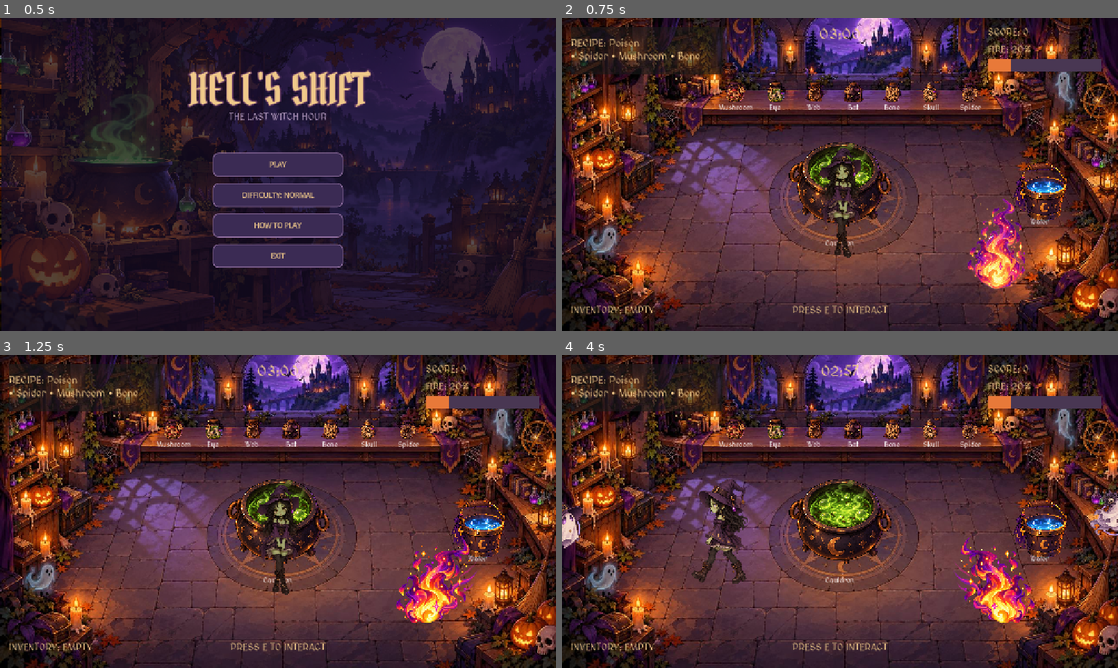
Above: before the commit, frames 1-4 (two rows, left to right).
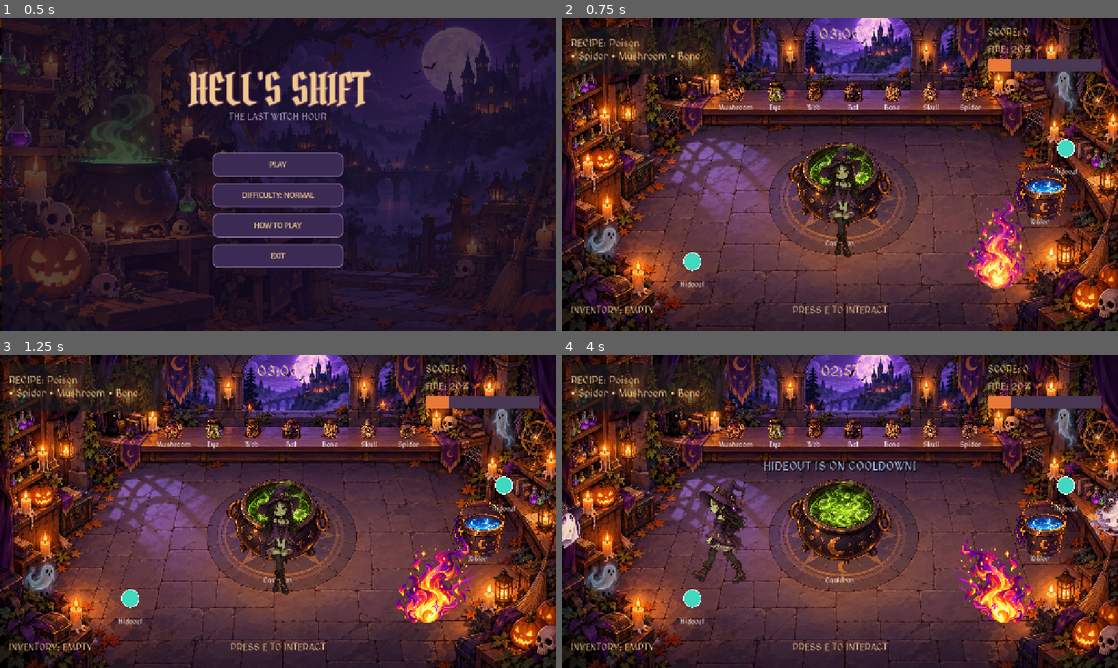
Above: after the commit, the same moments.

Repository: ryadoviy/HellsShift
Game: Godot game, scene res://main.tscn
Two runs of this game, one before a commit and one after it. Both use one fixed random seed, a clock stepped at 60 frames per second and the inputs below.
Inputs (mouse positions are in pixels of both pictures, inside the frame that each line leads up to):
- Up to frame 1 (0.5 s): no input
- Up to frame 2 (0.75 s): click "PLAY" at 0.5 s
- Up to frame 3 (1.25 s): no input
- Up to frame 4 (4 s): tap E (interact) at 1.25, 2.3, 2.75, 3.8 s; move the mouse to (812, 574) at 1.27 s; hold E (interact) 1.28-2.03 s; hold W (move_up) 1.28-2.78 s; click (812, 574) at 1.42 s; move the mouse to (1006, 558) at 2.02 s; tap Q (drop_item) at 2.1 s; move the mouse to (673, 464) at 2.77 s; hold E (interact) 2.78-3.53 s; hold A (move_left) from 2.78 s (still down); move the mouse to (867, 511) at 3.52 s; tap H at 3.6 s; click (867, 511) at 3.67 s

Frame 1 is identical in both runs. In frame 2, 0.4% of the frame differs, in the area x 21-93%, y 38-87%; in frame 3, 0.4%; in frame 4, 0.8%, in the area x 21-93%, y 33-87%.

Commit message:
Add temporary ghost hideouts
Co-authored-by: Copilot <223556219+Copilot@users.noreply.github.com>

Diff:
--- a/gameplay.gd
+++ b/gameplay.gd
@@ -76,6 +76,20 @@
 		&"water",
 		Vector2(1100, 420),
 		Color(0.2, 0.6, 1.0)
+	)
+
+	create_object(
+		GameInteractable.Kind.SAFE_ZONE,
+		&"",
+		Vector2(300, 560),
+		Color(0.25, 0.85, 0.75)
+	)
+
+	create_object(
+		GameInteractable.Kind.SAFE_ZONE,
+		&"",
+		Vector2(1160, 300),
+		Color(0.25, 0.85, 0.75)
 	)
 
 	# Невидима точка взаємодії зі справжнім вогнем.
@@ -145,6 +159,10 @@
 			target.display_name = "Fire"
 			target.interaction_distance = 150.0
 
+		GameInteractable.Kind.SAFE_ZONE:
+			target.display_name = "Hideout"
+			target.interaction_distance = 120.0
+
 		_:
 			target.display_name = str(
 				ITEM_NAMES.get(item_id, item_id)
@@ -211,6 +229,19 @@
 		# --------------------------------
 		GameInteractable.Kind.CAULDRON:
 			_interact_with_cauldron()
+			return
+
+		GameInteractable.Kind.SAFE_ZONE:
+			if player.enter_hideout(5.0):
+				_show_feedback(
+					"HIDDEN FROM GHOSTS!",
+					Color(0.5, 1.0, 0.85)
+				)
+			else:
+				_show_feedback(
+					"HIDEOUT IS ON COOLDOWN!",
+					Color(0.7, 0.8, 1.0)
+				)
 			return
 
 		# --------------------------------
--- a/ghost_system.gd
+++ b/ghost_system.gd
@@ -179,6 +179,7 @@
 func _check_player_collision(ghost: Dictionary) -> void:
 	if (
 		player == null
+		or player.is_hidden()
 		or player.is_frozen()
 		or int(ghost["phase"]) != Phase.FLYING
 	):
--- a/interactable.gd
+++ b/interactable.gd
@@ -5,7 +5,7 @@
 
 signal interacted(target: GameInteractable, actor: Node)
 
-enum Kind { INGREDIENT, WATER, CAULDRON, FIRE }
+enum Kind { INGREDIENT, WATER, CAULDRON, FIRE, SAFE_ZONE }
 
 @export var kind: Kind = Kind.INGREDIENT
 @export var item_id: StringName = &"mushroom"
@@ -23,7 +23,8 @@
 	add_to_group("interactables")
 	if kind == Kind.FIRE:
 		return
-	_setup_visual_sprite()
+	if kind != Kind.SAFE_ZONE:
+		_setup_visual_sprite()
 
 	if kind == Kind.CAULDRON:
 		z_index = 4
@@ -46,6 +47,8 @@
 			caption.position = Vector2(-65, 90)
 		Kind.WATER:
 			caption.position = Vector2(-65, 40)
+		Kind.SAFE_ZONE:
+			caption.position = Vector2(-65, 45)
 		_:
 			caption.position = Vector2(-65, 28)
 
@@ -168,6 +171,8 @@
 
 	if kind == Kind.CAULDRON:
 		allowed_distance = maxf(allowed_distance, 150.0)
+	elif kind == Kind.SAFE_ZONE:
+		allowed_distance = maxf(allowed_distance, 120.0)
 
 	return (
 		get_interaction_position().distance_to(actor.global_position)
--- a/player.gd
+++ b/player.gd
@@ -13,6 +13,8 @@
 var item_textures: Dictionary = {}
 var normal_sprite_scale: Vector2
 var frozen_time_left: float = 0.0
+var hidden_time_left: float = 0.0
+var hideout_cooldown_left: float = 0.0
 
 @onready var witch_sprite: AnimatedSprite2D = $WitchSprite
 
@@ -77,6 +79,13 @@
 
 
 func _process(delta: float) -> void:
+	hideout_cooldown_left = maxf(0.0, hideout_cooldown_left - delta)
+
+	if hidden_time_left > 0.0:
+		hidden_time_left = maxf(0.0, hidden_time_left - delta)
+		if hidden_time_left <= 0.0:
+			_set_hidden(false)
+
 	if frozen_time_left <= 0.0:
 		return
 
@@ -95,6 +104,26 @@
 
 func is_frozen() -> bool:
 	return frozen_time_left > 0.0
+
+
+func enter_hideout(duration: float) -> bool:
+	if is_frozen() or hidden_time_left > 0.0 or hideout_cooldown_left > 0.0:
+		return false
+
+	hidden_time_left = duration
+	_set_hidden(true)
+	return true
+
+
+func is_hidden() -> bool:
+	return hidden_time_left > 0.0
+
+
+func _set_hidden(hidden: bool) -> void:
+	witch_sprite.modulate.a = 0.35 if hidden else 1.0
+	held_item_sprite.modulate.a = 0.35 if hidden else 1.0
+	if not hidden:
+		hideout_cooldown_left = 10.0
 
 
 # Повертає текстуру поточного кадру AnimatedSprite2D.
@@ -297,6 +326,7 @@
 
 			var can_use_item: bool = (
 				target.kind == GameInteractable.Kind.CAULDRON
+				or target.kind == GameInteractable.Kind.SAFE_ZONE
 				or (
 					target.kind == GameInteractable.Kind.FIRE
 					and inventory.held_item == &"water"
@@ -336,6 +366,9 @@
 	velocity = Vector2.ZERO
 	facing_direction = Vector2.DOWN
 	frozen_time_left = 0.0
+	hidden_time_left = 0.0
+	hideout_cooldown_left = 0.0
+	_set_hidden(false)
 
 	if inventory != null:
 		inventory.reset()
